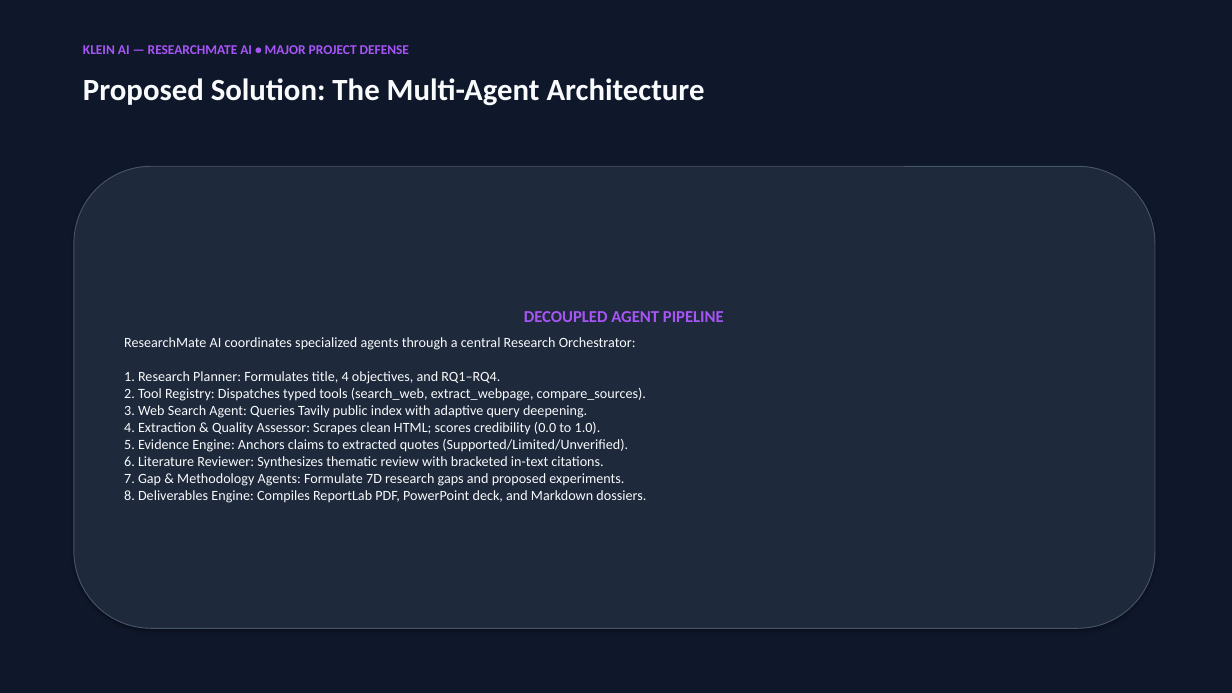
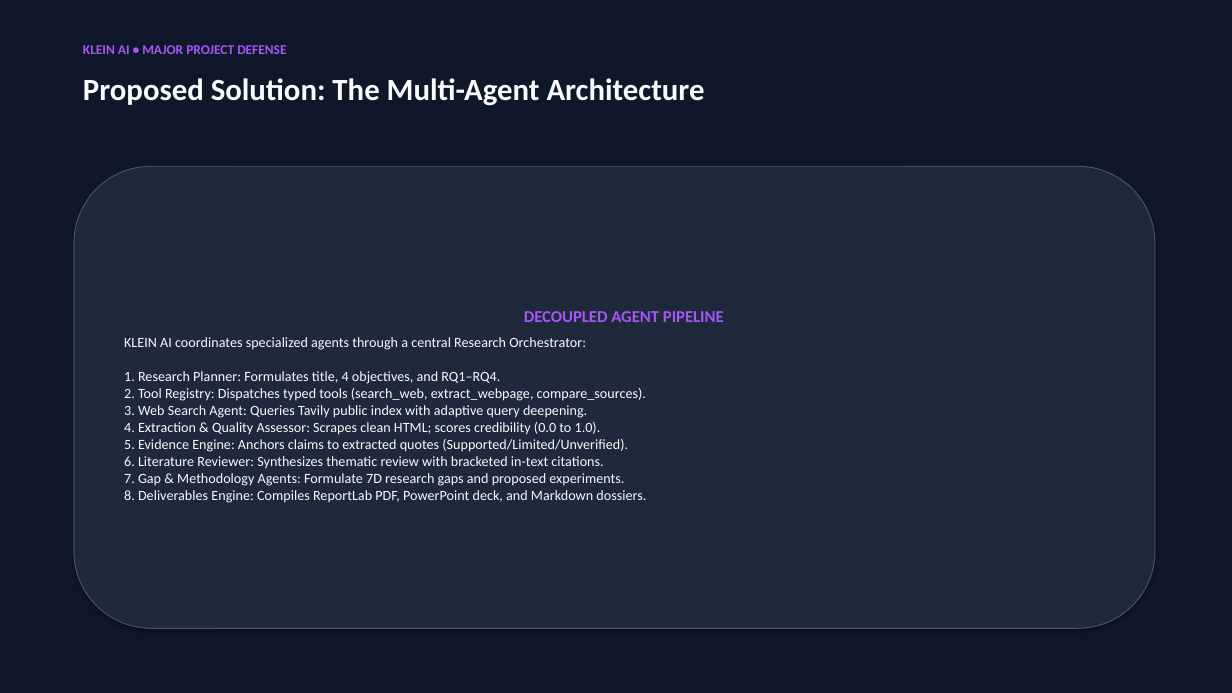
Before and after one commit to angad-r/Klein-AI, a slide deck: slide 6 of PROJECT_PRESENTATION.pptx. Drawn at 1232x693 pixels with LibreOffice and Linux fonts; fonts in the diff are those of the drawing. Boxes give left, top, right and bottom in pixels: in the first picture for what was removed or moved away, otherwise in the second. Text is boxed around its words. In the diff, an @@ line names an element or a change of style, - is before the commit and + after.

Commit message:
feat: complete KLEIN AI branding, research integrity fix, API diagnostics, and test suite

```diff
--- a/PROJECT_PRESENTATION.pptx
+++ b/PROJECT_PRESENTATION.pptx
@@ text at <box>83,45,286,54</box>: text changed @@
-KLEIN AI — RESEARCHMATE AI • MAJOR PROJECT DEFENSE
+KLEIN AI • MAJOR PROJECT DEFENSE
@@ text in rounded rectangle at <box>124,337,646,503</box>: text changed @@
-ResearchMate AI coordinates specialized agents through a central Research Orchestrator:
-1. Research Planner: Formulates title, 4 objectives, and RQ1–RQ4.
-2. Tool Registry: Dispatches typed tools (search_web, extract_webpage, compare_sources).
-3. Web Search Agent: Queries Tavily public index with adaptive query deepening.
-4. Extraction & Quality Assessor: Scrapes clean HTML; scores credibility (0.0 to 1.0).
-5. Evidence Engine: Anchors claims to extracted quotes (Supported/Limited/Unverified).
-6. Literature Reviewer: Synthesizes thematic review with bracketed in-text citations.
-7. Gap & Methodology Agents: Formulate 7D research gaps and proposed experiments.
-8. Deliverables Engine: Compiles ReportLab PDF, PowerPoint deck, and Markdown dossiers.
+KLEIN AI coordinates specialized agents through a central Research Orchestrator:
+1. Research Planner: Formulates title, 4 objectives, and RQ1–RQ4.
+2. Tool Registry: Dispatches typed tools (search_web, extract_webpage, compare_sources).
+3. Web Search Agent: Queries Tavily public index with adaptive query deepening.
+4. Extraction & Quality Assessor: Scrapes clean HTML; scores credibility (0.0 to 1.0).
+5. Evidence Engine: Anchors claims to extracted quotes (Supported/Limited/Unverified).
+6. Literature Reviewer: Synthesizes thematic review with bracketed in-text citations.
+7. Gap & Methodology Agents: Formulate 7D research gaps and proposed experiments.
+8. Deliverables Engine: Compiles ReportLab PDF, PowerPoint deck, and Markdown dossiers.
```
Also in this commit, not shown: 14 other slides changed, 41 other files.
